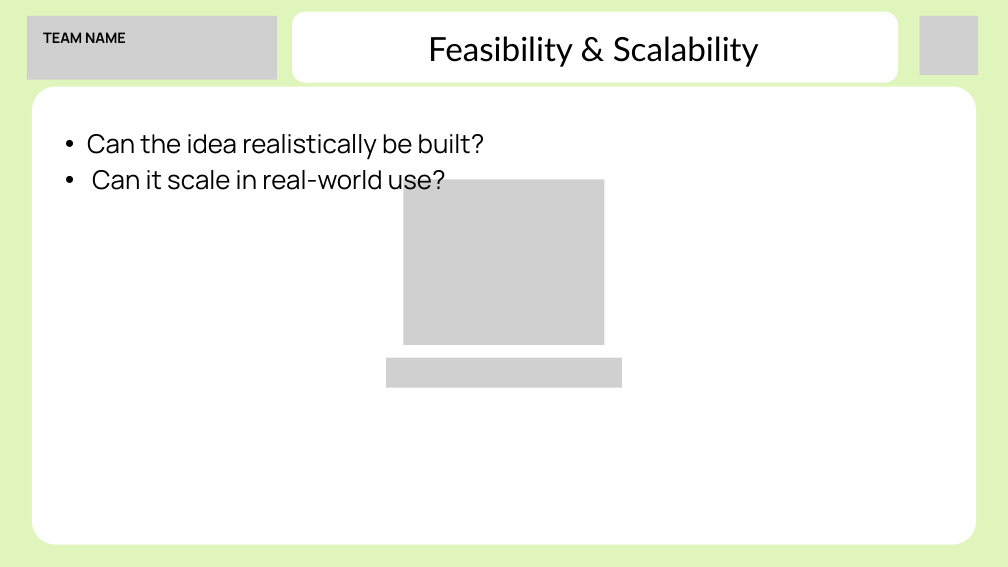
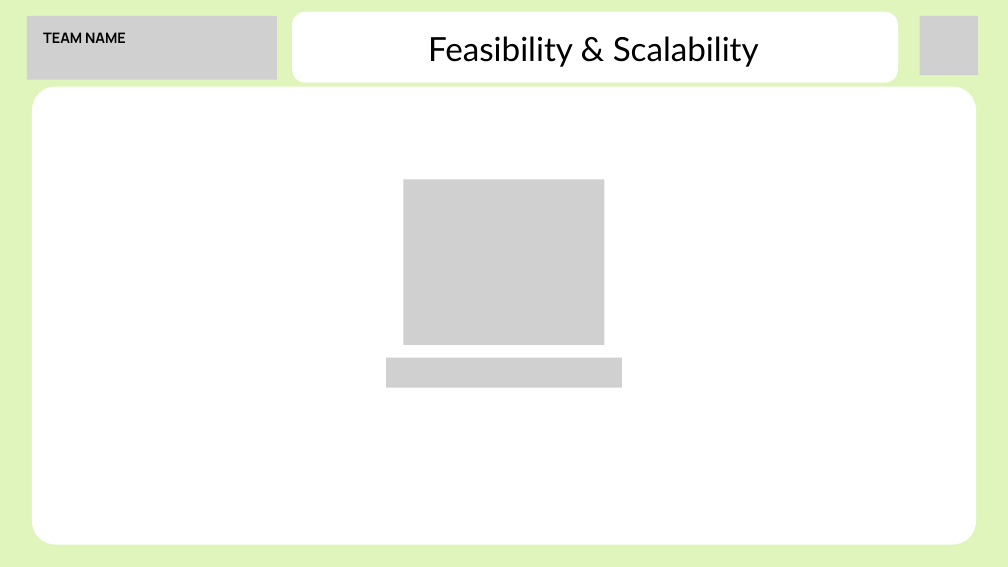
Before and after one commit to NikitaBhushanwar/SankalpBharat_2k26, a slide deck: slide 4 of public/PPT sankalp.pptx (slide 6 before the commit). Drawn at 1008x567 pixels with LibreOffice and Linux fonts; fonts in the diff are those of the drawing; grey boxes stand for pictures. Boxes give left, top, right and bottom in pixels: in the first picture for what was removed or moved away, otherwise in the second. Text is boxed around its words. In the diff, an @@ line names an element or a change of style, - is before the commit and + after.

```diff
--- a/public/PPT sankalp.pptx
+++ b/public/PPT sankalp.pptx
@@ text removed at <box>87,134,485,190</box> @@
-  • Can the idea realistically be built?
-  • Can it scale in real-world use?
```
Also in this commit, not shown: 3 other slides changed, 1 slide added, 3 slides removed, 10 other files.
